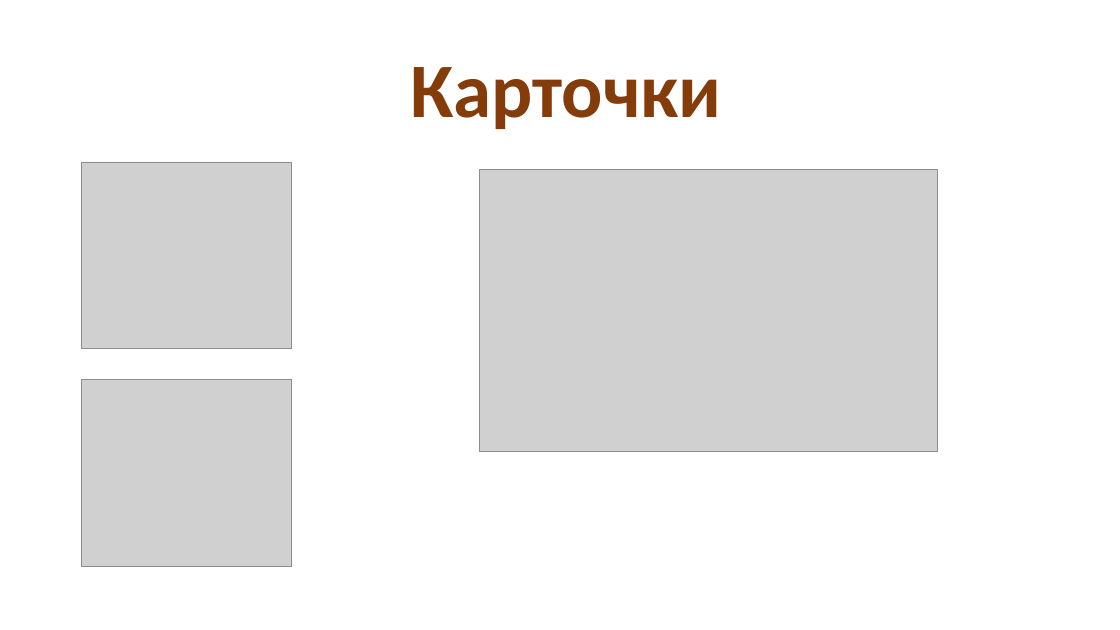
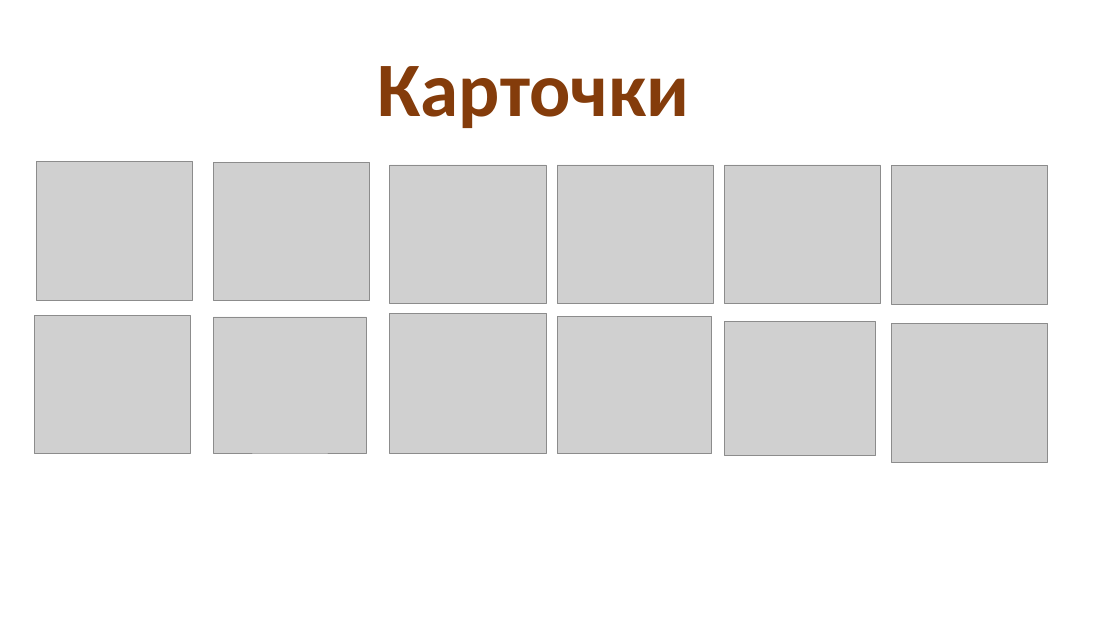
Before and after one commit to Kristal1ik/PyGame, a slide deck: slide 12 of Презентация.pptx. Drawn at 1120x630 pixels with LibreOffice and Linux fonts; fonts in the diff are those of the drawing; grey boxes stand for pictures; background and template pictures are left out. Boxes give left, top, right and bottom in pixels: in the first picture for what was removed or moved away, otherwise in the second. Text is boxed around its words. In the diff, an @@ line names an element or a change of style, - is before the commit and + after.

Commit message:
the last version of out presentation

```diff
--- a/Презентация.pptx
+++ b/Презентация.pptx
@@ title "Карточки": place and size @@
-title "Карточки" at (410, 67, 721, 129)
+title "Карточки" at (378, 66, 689, 128)
@@ picture: place and size @@
-picture at (82, 162, 292, 349)
+picture at (37, 161, 193, 300)
@@ picture added at (213, 162, 370, 301) @@
@@ picture added at (390, 165, 546, 303) @@
@@ picture removed at (480, 170, 938, 452) @@
@@ picture added at (557, 165, 713, 303) @@
@@ picture added at (724, 165, 881, 303) @@
@@ picture added at (891, 166, 1048, 304) @@
@@ picture: place and size @@
-picture at (82, 380, 292, 566)
+picture at (34, 315, 191, 454)
@@ picture added at (213, 317, 366, 453) @@
@@ picture added at (390, 313, 547, 453) @@
@@ picture added at (557, 317, 712, 454) @@
@@ picture added at (724, 322, 875, 456) @@
@@ picture added at (891, 323, 1048, 462) @@
```
